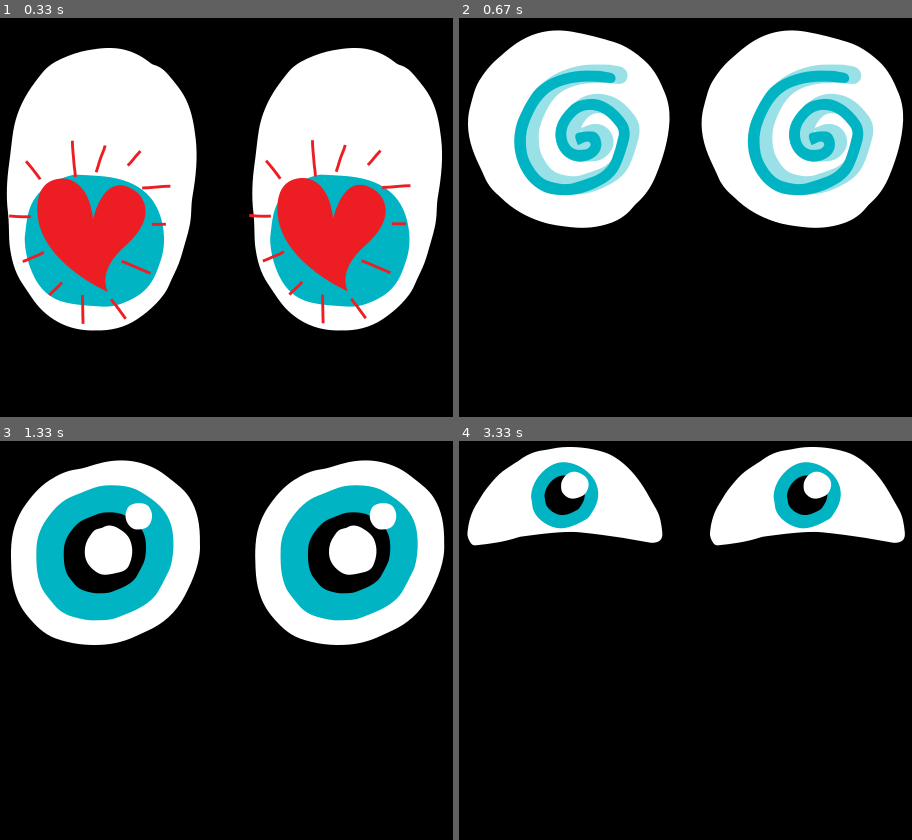
Above: before the commit, frames 1-4 (two rows, left to right).
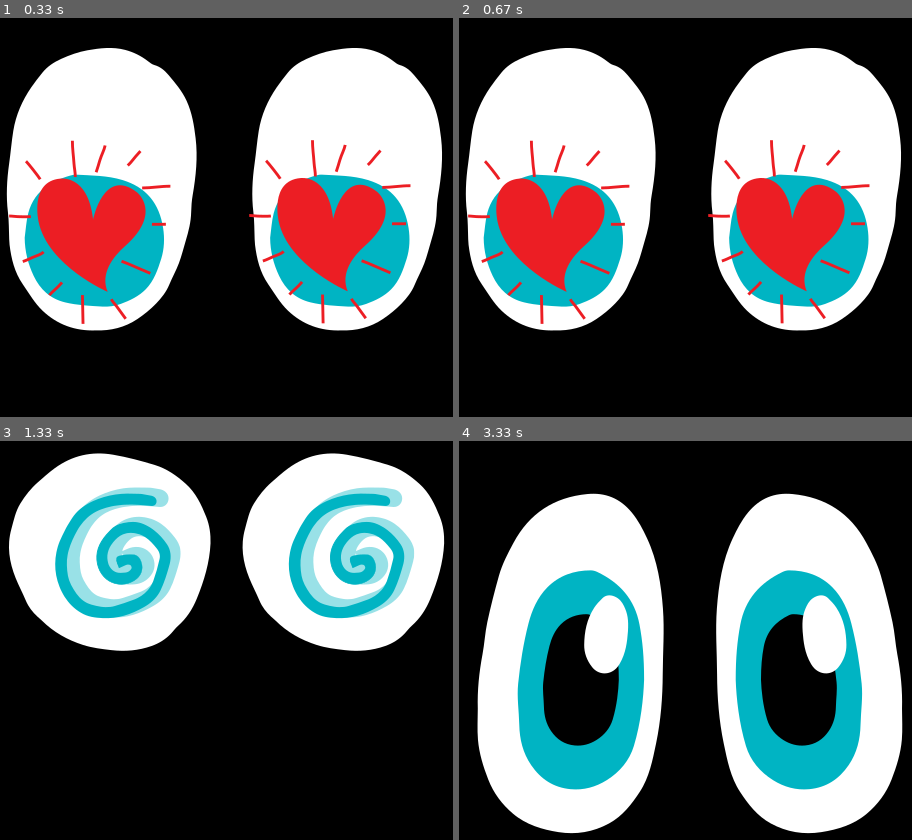
Above: after the commit, the same moments.

Repository: grssnake/roma-onboard-apps
Game: pygame game, started from face/pygame-example.py
The game is run twice, just before and just after one commit, with the same random seed, the same clock (stepped at 60 frames per second) and the same inputs.
Inputs:
- Up to frame 1 (0.33 s): no input
- Up to frame 2 (0.67 s): no input
- Up to frame 3 (1.33 s): no input
- Up to frame 4 (3.33 s): no input

Frame 1 is identical in both runs. In frame 2, 41% of the frame differs, in the area x 1-99%, y 3-79%; in frame 3, 18%; in frame 4, 58%, in the area x 1-99%, y 1-99%.

Commit message:
create simple animation

Diff:
--- a/face/pygame-example.py
+++ b/face/pygame-example.py
@@ -2,6 +2,7 @@
 
 import os
 import pygame
+
 pygame.init()
 
 SIZE = WIDTH, HEIGHT = 480, 800
@@ -50,7 +51,7 @@
 
         self.velocity = pygame.math.Vector2(0, 0)
 
-        self.animation_time = 0.5
+        self.animation_time = 1
         self.current_time = 0
 
         self.animation_frames = 11
@@ -102,12 +103,17 @@
 
 def main():
     images = load_images(path='eyes')
+    images_left = [pygame.transform.flip(image, True, False) for image in images]  # Flipping every image.
+    sprites = [pygame.sprite.Sprite()]
+
+
     player = AnimatedSprite(position=(15, 100), images=images)
     all_sprites = pygame.sprite.Group(player)  # Creates a sprite group and adds 'player' to it.
 
+
+
     running = True
     while running:
-
         dt = clock.tick(FPS) / 1000  # Amount of seconds between each loop.
         all_sprites.update(dt)  # Calls the 'update' method on all sprites in the list (currently just the player).
 
